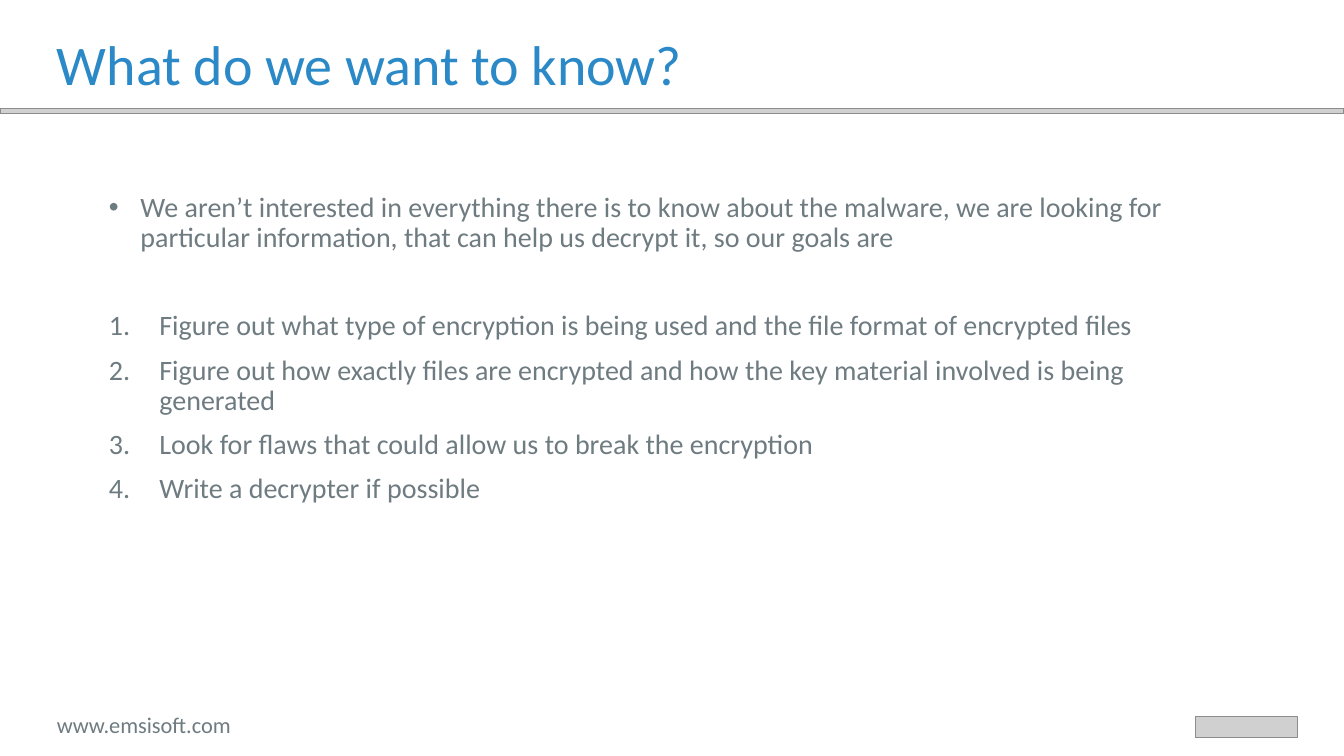
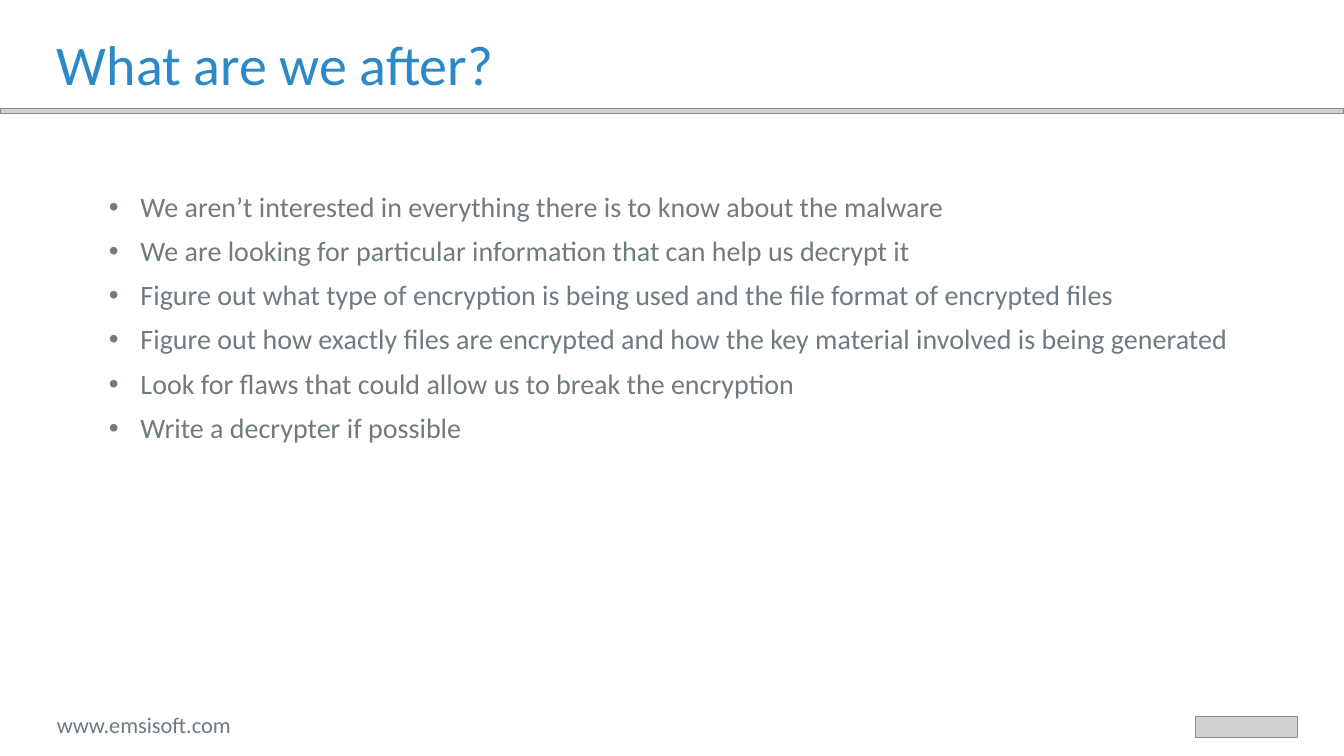
Before and after one commit to fwosar/presentations, a slide deck: slide 12 of oxford/Oxford_2019.pptx. Drawn at 1344x756 pixels with LibreOffice and Linux fonts; fonts in the diff are those of the drawing; grey boxes stand for pictures. Boxes give left, top, right and bottom in pixels: in the first picture for what was removed or moved away, otherwise in the second. Text is boxed around its words. In the diff, an @@ line names an element or a change of style, - is before the commit and + after.

Commit message:
Typos and stuff

```diff
--- a/oxford/Oxford_2019.pptx
+++ b/oxford/Oxford_2019.pptx
@@ title at (x1=57, y1=46, x2=494, y2=86): text changed @@
-What do we want to know?
+What are we after?
@@ text at (x1=140, y1=197, x2=943, y2=266): text changed @@
-• We aren’t interested in everything there is to know about the malware, we are looking for particular information, that can help us decrypt it, so our goals are
+• We aren’t interested in everything there is to know about the malware
+• We are looking for particular information that can help us decrypt it
@@ text at (x1=140, y1=285, x2=1227, y2=443): bullet 1. to • @@
```
Also in this commit, not shown: 5 other slides changed.
